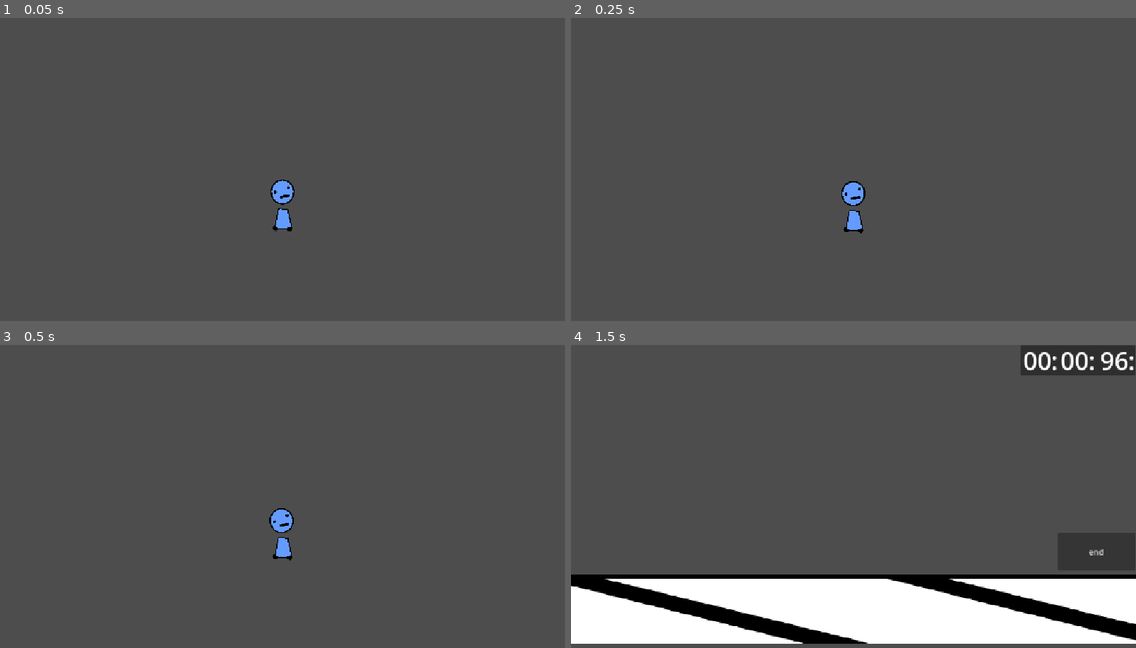
Above: before the commit, frames 1-4 (two rows, left to right).
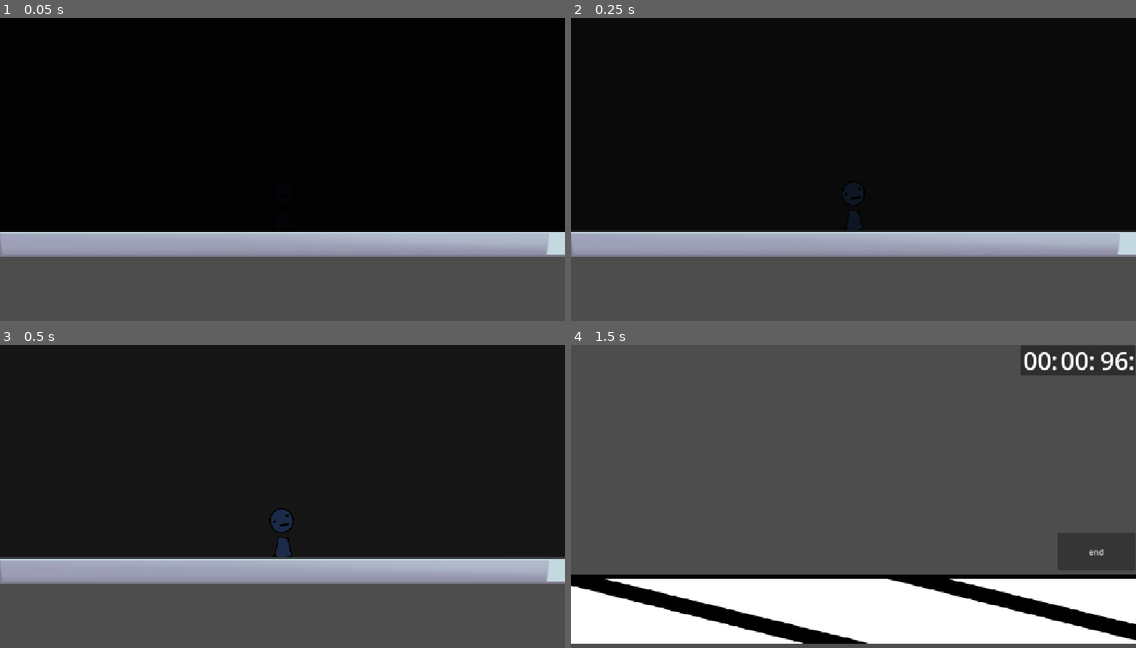
Above: after the commit, the same moments.

Repository: average4136/head-over-heels-game
Game: Godot game, scene res://Scenes/prelude.tscn
Same seed, same stepped clock (60 frames per second), same inputs: the game is played once before the commit and once after it. This scene is started directly instead of the project's main scene.
Inputs (mouse positions are in pixels of both pictures, inside the frame that each line leads up to):
- Up to frame 1 (0.05 s): no input
- Up to frame 2 (0.25 s): no input
- Up to frame 3 (0.5 s): no input
- Up to frame 4 (1.5 s): tap Enter (ui_accept) at 0.5 s; move the mouse to (977, 487) at 0.52 s; hold D (move_right) 0.53-1.25 s; click (977, 487) at 0.67 s; tap Space (jump) at 0.77 s; click "end" at 1.25 s

The runs differ from the first frame. In frame 1, 79% of the frame differs, in the area x 0-100%, y 0-79%; in frame 2, 79%; in frame 3, 78%; in frame 4, nothing differs.

Commit message:
FIX: bugs and CHANGE: prelude

Diff:
--- a/Main_Menu.gd
+++ /dev/null
@@ -1,34 +0,0 @@
-extends Control
-
-func _on_button_pressed() -> void:
-	get_tree().change_scene_to_file("res://Scenes/game.tscn")
-
-func _on_check_button_pressed() -> void:
-	get_tree().change_scene_to_file("res://Scenes/settings.tscn")
-
-
-func _on_button_exit_pressed() -> void:
-	get_tree().quit()
-
-
-func _ready():
-	update_leaderboard()
-
-
-func update_leaderboard():
-	var entries = $PanelContainer/VBoxContainer.get_children()
-
-	for i in range(5):
-		var panel = entries[i + 1]
-		var label = panel.get_child(0)
-
-		if i < Leaderboard.scores.size():
-			var score = Leaderboard.scores[i]
-
-			label.text = "%d. %s    %.2f seconds" % [
-				i + 1,
-				score["name"],
-				score["time"]
-			]
-		else:
-			label.text = "%d. ---" % (i + 1)
--- a/Scenes/prelude.tscn
+++ b/Scenes/prelude.tscn
@@ -2,9 +2,13 @@
 
 [ext_resource type="PackedScene" uid="uid://cyajayqvahtgv" path="res://Scenes/Guy.tscn" id="1_ufcnh"]
 [ext_resource type="Script" uid="uid://c3ts47ctfbeet" path="res://Scripts/prelude_controller.gd" id="2_wsnjc"]
+[ext_resource type="Texture2D" uid="uid://18fofanlpi3m" path="res://Assets/Hannah's Drawn Assets/stone block.png" id="3_wsnjc"]
 
 [sub_resource type="RectangleShape2D" id="RectangleShape2D_tx7xv"]
-size = Vector2(382, 20)
+size = Vector2(2514, 105)
+
+[sub_resource type="RectangleShape2D" id="RectangleShape2D_72ksg"]
+size = Vector2(79.125, 830)
 
 [node name="Prelude" type="Node2D" unique_id=1402624357]
 
@@ -13,8 +17,36 @@
 [node name="StaticBody2D" type="StaticBody2D" parent="." unique_id=424600753]
 
 [node name="CollisionShape2D" type="CollisionShape2D" parent="StaticBody2D" unique_id=1280620807]
-position = Vector2(1, 10)
+position = Vector2(23, 52.5)
 shape = SubResource("RectangleShape2D_tx7xv")
 
 [node name="PreludeController" type="Node" parent="." unique_id=256461134]
 script = ExtResource("2_wsnjc")
+main_climb_scene = "uid://wovadvlseaw3"
+
+[node name="StoneBlock" type="Sprite2D" parent="." unique_id=967663064]
+position = Vector2(-8.499977, 51)
+scale = Vector2(2.6, 0.30522564)
+texture = ExtResource("3_wsnjc")
+
+[node name="StaticBody2D2" type="StaticBody2D" parent="." unique_id=1827039312]
+
+[node name="CollisionShape2D" type="CollisionShape2D" parent="StaticBody2D2" unique_id=1329833878]
+position = Vector2(-1194.4375, -310)
+shape = SubResource("RectangleShape2D_72ksg")
+
+[node name="CanvasLayer" type="CanvasLayer" parent="." unique_id=1422921539]
+
+[node name="EyeFade" type="ColorRect" parent="CanvasLayer" unique_id=861508296]
+anchors_preset = -1
+anchor_left = -1.001
+anchor_top = -1.337
+anchor_right = 1.0
+anchor_bottom = 0.65900004
+offset_left = 0.15209961
+offset_top = 0.3760376
+offset_right = 1.0
+offset_bottom = 9.967987
+grow_horizontal = 2
+grow_vertical = 2
+color = Color(0, 0, 0, 1)
--- a/Scripts/Main_Menu.gd
+++ b/Scripts/Main_Menu.gd
@@ -3,12 +3,26 @@
 func _on_button_pressed() -> void:
 	get_tree().change_scene_to_file("res://Scenes/game.tscn")
 
-
-
 func _on_check_button_pressed() -> void:
 	get_tree().change_scene_to_file("res://Scenes/settings.tscn")
 
-
-
 func _on_button_exit_pressed() -> void:
 	get_tree().quit()
+
+func _ready() -> void:
+	update_leaderboard()
+
+func update_leaderboard() -> void:
+	if not has_node("PanelContainer/VBoxContainer"):
+		return
+
+	var container = get_node("PanelContainer/VBoxContainer")
+	var entries = container.get_children()
+
+	for i in range(min(5, entries.size() - 1)):
+		var panel = entries[i + 1]
+		var label = panel.get_child(0)
+
+		if i < Leaderboard.scores.size():
+			var score = Leaderboard.scores[i]
+			label.text = "%d. %s    %.2f seconds" % [i + 1, score["name"], score["time"]]
--- a/Scripts/prelude_controller.gd
+++ b/Scripts/prelude_controller.gd
@@ -1,14 +1,23 @@
 extends Node
 
-# Points directly to your team's main climb scene
 @export_file("*.tscn") var main_climb_scene: String = "res://Scenes/game.tscn"
 
+@onready var eye_fade: ColorRect = $"../CanvasLayer/EyeFade"
+
 func _ready() -> void:
+	# Start with black screen, then fade into the world
+	if eye_fade:
+		eye_fade.modulate.a = 1.0
+		eye_fade.visible = true
+		var tween = create_tween()
+		tween.tween_property(eye_fade, "modulate:a", 0.0, 1.8)
+		await tween.finished
+		eye_fade.visible = false
+
 	_play_prelude()
 
 func _play_prelude() -> void:
-	# Initial delay so player lands and takes in their heavy head
-	await get_tree().create_timer(0.8).timeout
+	await get_tree().create_timer(0.5).timeout
 
 	DialogueManager.queue_line("boy", "what the-", null, 1.5)
 	DialogueManager.queue_line("boy", "MY HEAD", null, 2.0)
@@ -19,14 +28,12 @@
 	DialogueManager.queue_line("boy", "WHA", null, 1.5)
 	DialogueManager.queue_line("narrator", "You need not be ashamed, here's what you must do", null, 3.5)
 
-	# Await until the narrator finishes the entire block
+	# When dialogue completes, warp to the climb map
 	await DialogueManager.all_dialogue_finished
-
-	# Teleport to the main climb scene
 	teleport_to_climb()
 
 func _unhandled_input(event: InputEvent) -> void:
-	# Space or Escape lets the player skip the walk and warp immediately
+	# Pressing Space, Enter, or Escape skips the walk and warps immediately
 	if event.is_action_pressed("ui_accept") or event.is_action_pressed("ui_cancel"):
 		teleport_to_climb()
 
Not shown, removed: Main_Menu.gd.uid
